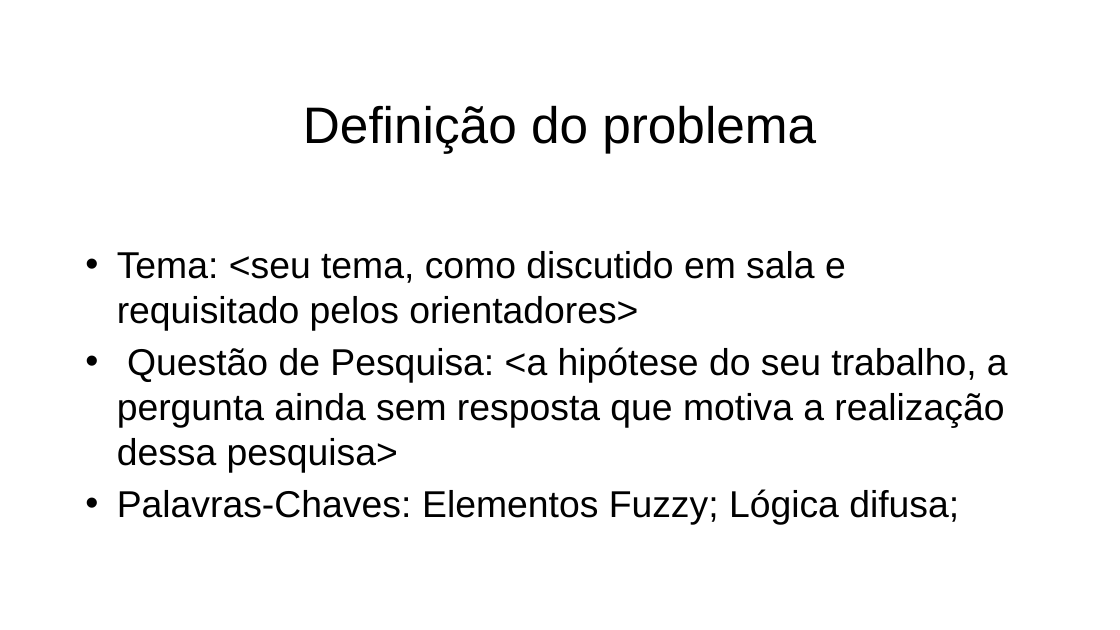
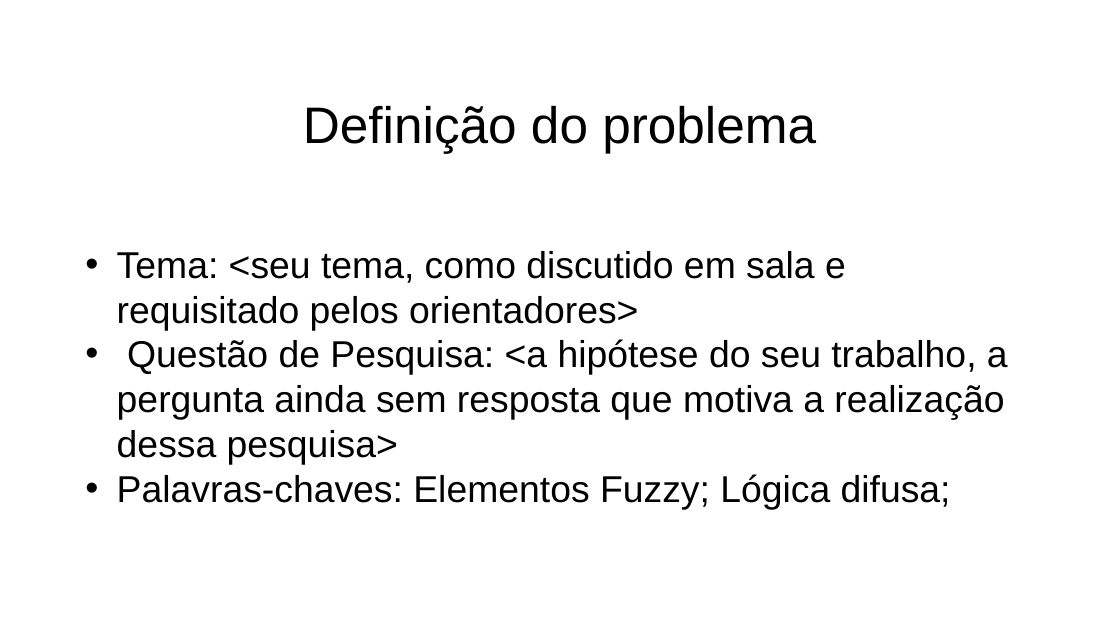
Before and after one commit to AlexssandroUeno/3-Ano, a slide deck: slide 4 of Trabalho de Conclusão de Curso/Apresentacao TCC.pptx. Drawn at 1120x630 pixels with LibreOffice and Linux fonts; fonts in the diff are those of the drawing. Boxes give left, top, right and bottom in pixels: in the first picture for what was removed or moved away, otherwise in the second. Text is boxed around its words. In the diff, an @@ line names an element or a change of style, - is before the commit and + after.

```diff
--- a/Trabalho de Conclusão de Curso/Apresentacao TCC.pptx
+++ b/Trabalho de Conclusão de Curso/Apresentacao TCC.pptx
@@ text at (117,251,1008,465): indent changed; less space between paragraphs @@
@@ text at (117,474,951,510): text changed @@
-• Palavras-Chaves: Elementos Fuzzy; Lógica difusa;
+• Palavras-chaves: Elementos Fuzzy; Lógica difusa;
```
Also in this commit, not shown: 14 other slides changed.
